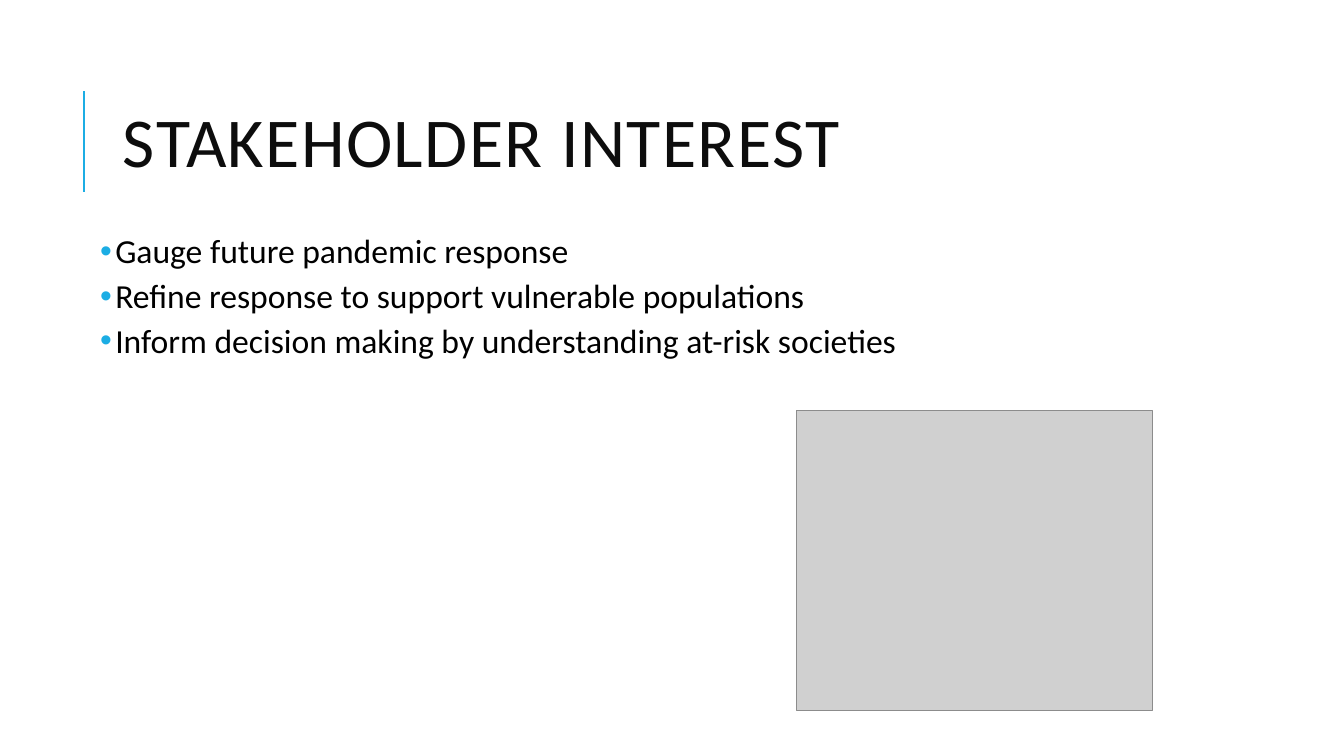
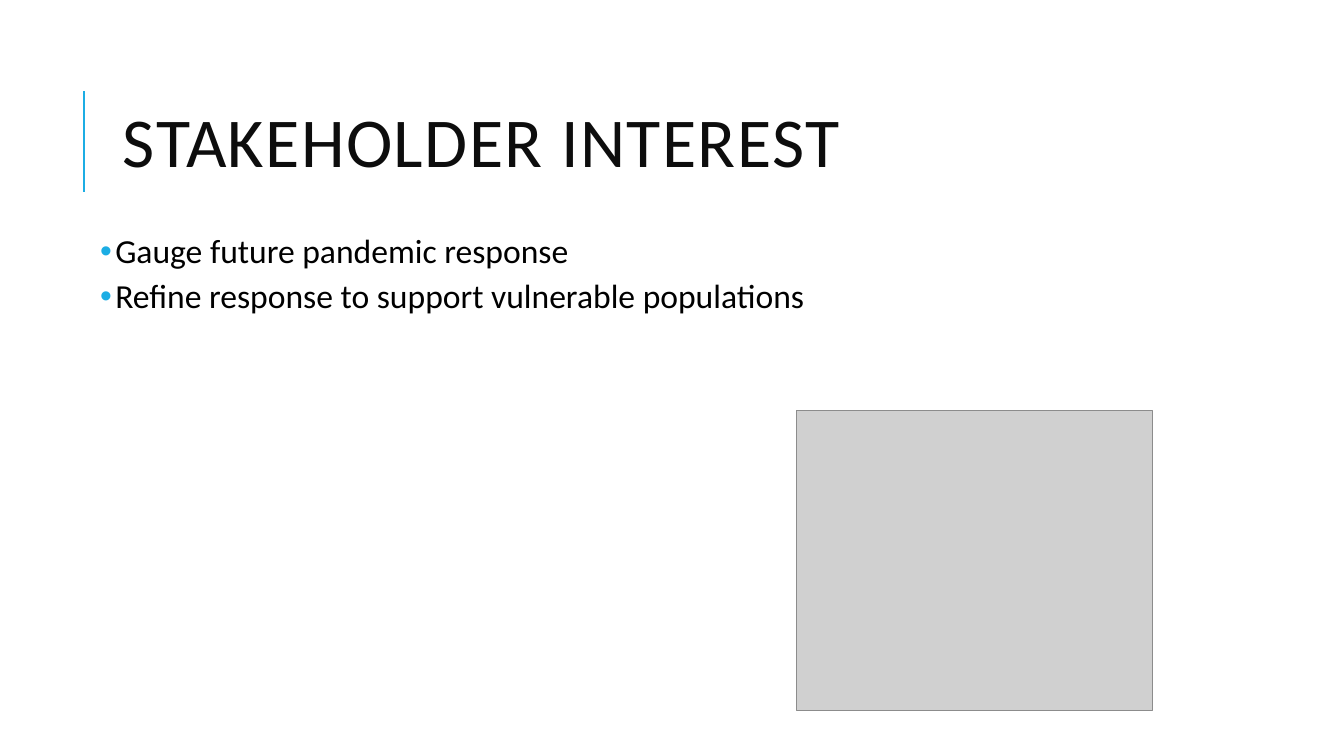
Before and after one commit to tralinde/covid_data_project, a slide deck: slide 3 of ppt/Covid Death Rates.pptx. Drawn at 1344x756 pixels with LibreOffice and Linux fonts; fonts in the diff are those of the drawing; grey boxes stand for pictures. Boxes give left, top, right and bottom in pixels: in the first picture for what was removed or moved away, otherwise in the second. Text is boxed around its words. In the diff, an @@ line names an element or a change of style, - is before the commit and + after.

```diff
--- a/ppt/Covid Death Rates.pptx
+++ b/ppt/Covid Death Rates.pptx
@@ text at <box>115,329,896,359</box>: paragraph removed @@
-  • Inform decision making by understanding at-risk societies
```
Also in this commit, not shown: 5 other slides changed.
